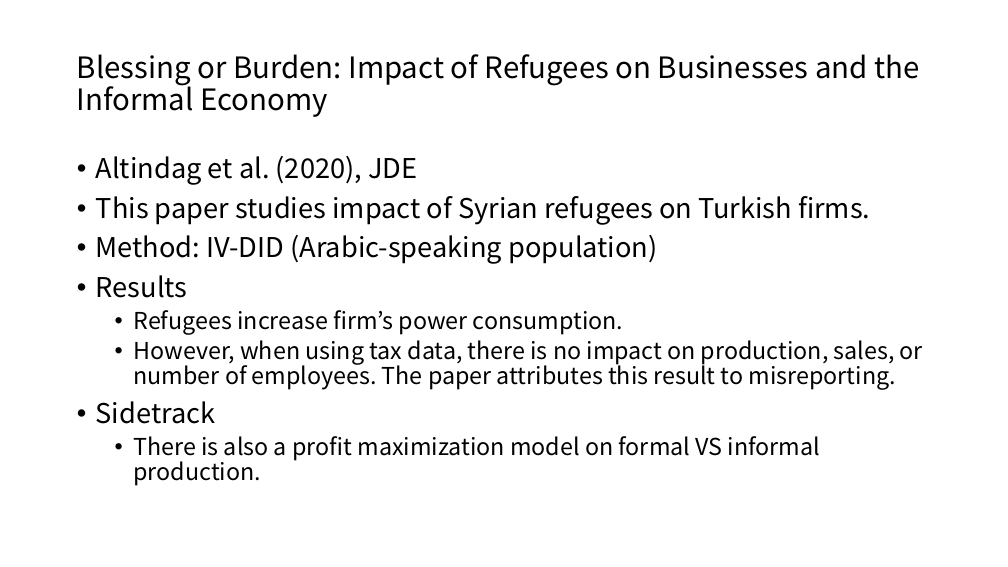
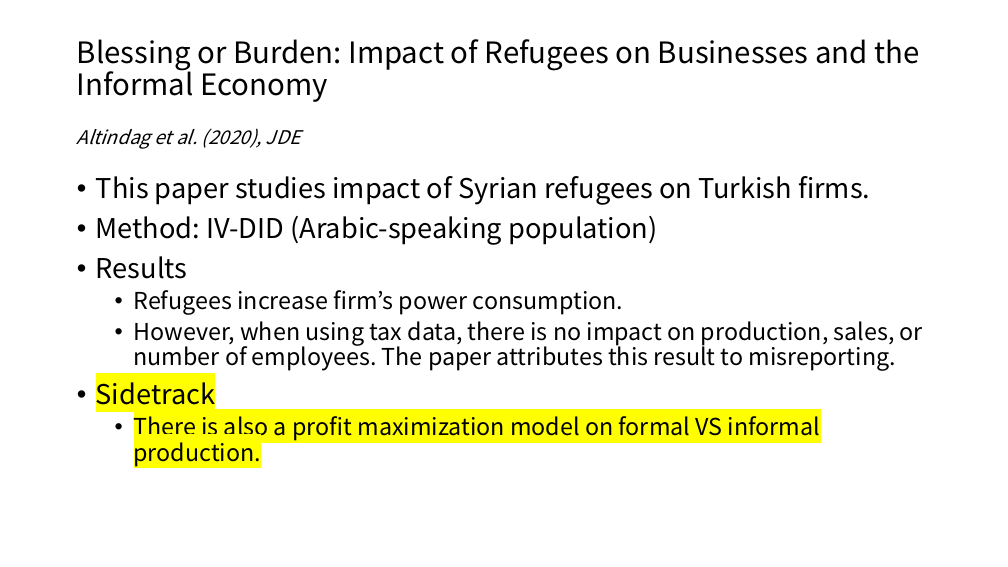
Before and after one commit to s-saisw/readingSummary, a slide deck: slide 4 of summary-spring2021.pptx. Drawn at 1008x567 pixels with LibreOffice and Linux fonts; fonts in the diff are those of the drawing. Boxes give left, top, right and bottom in pixels: in the first picture for what was removed or moved away, otherwise in the second. Text is boxed around its words. In the diff, an @@ line names an element or a change of style, - is before the commit and + after.

```diff
--- a/summary-spring2021.pptx
+++ b/summary-spring2021.pptx
@@ title "Blessing or Burden: Impact of ...": place and size @@
-title "Blessing or Burden: Impact of ..." at <box>77,54,919,117</box>
+title "Blessing or Burden: Impact of ..." at <box>77,39,919,102</box>
@@ text added at <box>77,128,300,149</box>, 18 pt, text #000000, italic @@
+Altindag et al. (2020), JDE
@@ text "This paper studies impact of ...": place and size @@
-text "This paper studies impact of ..." at <box>96,156,923,486</box>
+text "This paper studies impact of ..." at <box>96,176,923,467</box>
@@ text at <box>96,156,417,185</box>: paragraph removed @@
-• Altindag et al. (2020), JDE
@@ text at <box>96,376,820,467</box>: highlight none to #FFFF00 in "Sidetrack", "There is also a profit maximization model ..." @@
```
Also in this commit, not shown: 2 other slides changed, 3 slides added, 1 other file.
